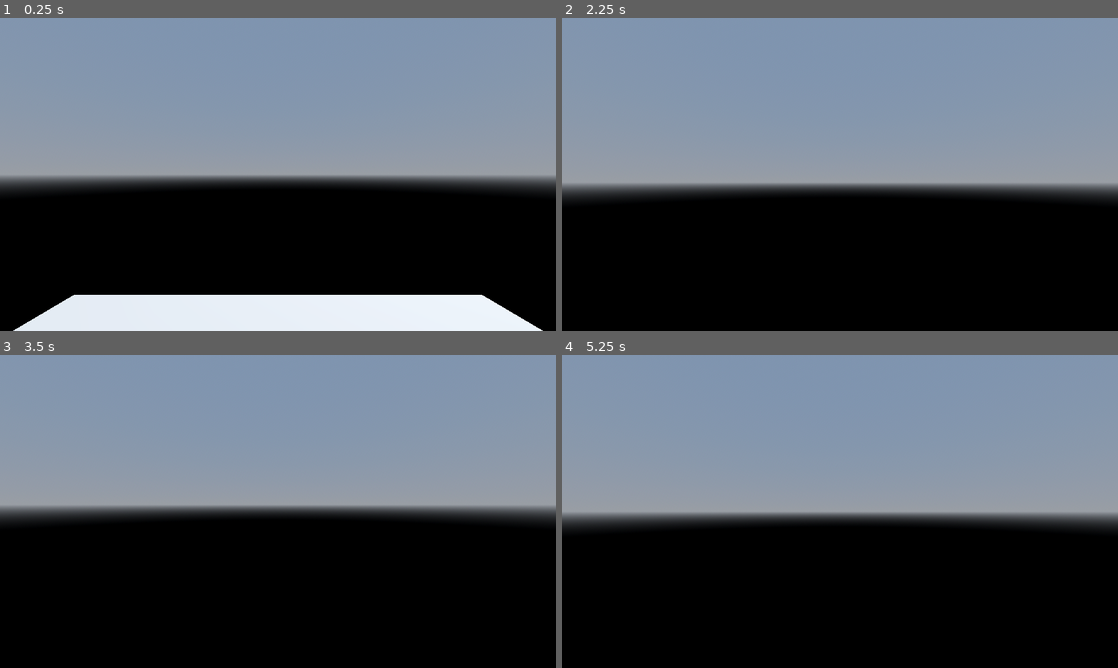
Above: before the commit, frames 1-4 (two rows, left to right).
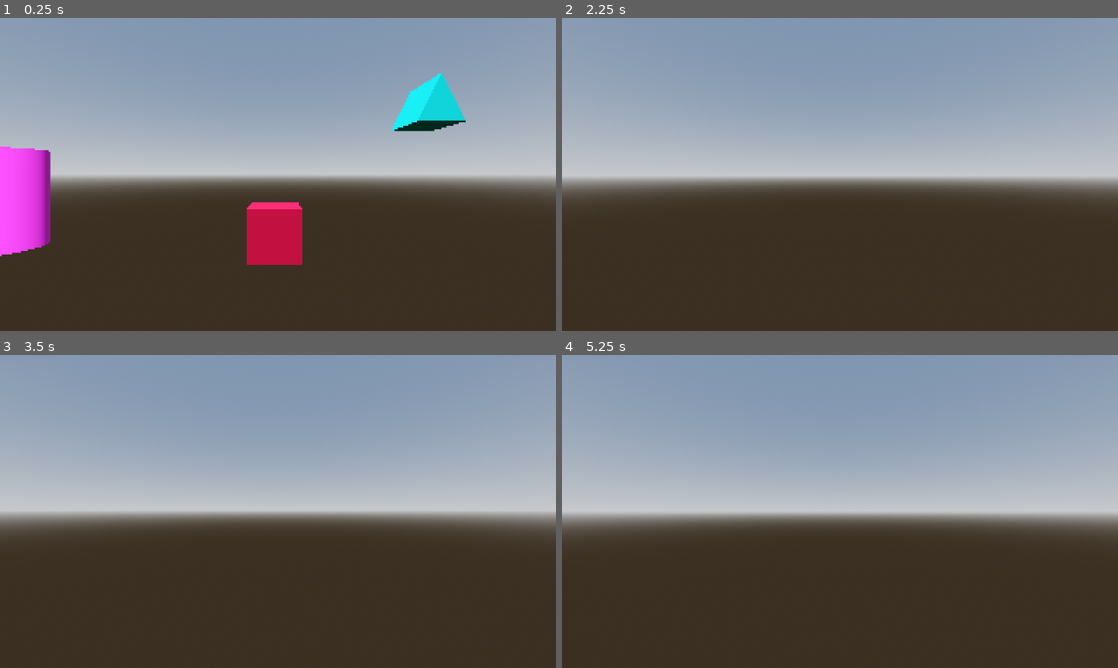
Above: after the commit, the same moments.

Repository: matheuslobi024/GameProjectFP
Game: Godot game, scene res://Scenes/Test.tscn
The game is run twice, just before and just after one commit, with the same random seed, the same clock (stepped at 60 frames per second) and the same inputs.
Inputs (mouse positions are in pixels of both pictures, inside the frame that each line leads up to):
- Up to frame 1 (0.25 s): no input
- Up to frame 2 (2.25 s): move the mouse to (867, 174) at 0.52 s; hold W (move_up, bound only after the commit) from 0.53 s (still down); tap Space (jump, bound only after the commit) at 0.6, 0.77, 1.07, 1.35, 1.52, 1.82, 2.1 s; move the mouse to (812, 174) at 1.27 s; tap Enter at 2 s; move the mouse to (851, 168) at 2.02 s
- Up to frame 3 (3.5 s): keep holding W (move_up, bound only after the commit); tap Space (jump, bound only after the commit) at 2.75, 2.85, 3.02, 3.32 s; move the mouse to (272, 517) at 2.77 s
- Up to frame 4 (5.25 s): keep holding W (move_up, bound only after the commit); tap Enter at 3.5, 5 s; move the mouse to (878, 514) at 3.52 s; tap Space (jump, bound only after the commit) at 3.6, 3.77, 4.07, 4.25, 4.35, 4.52, 4.82, 5.1 s; move the mouse to (795, 508) at 4.27 s; move the mouse to (845, 511) at 5.02 s

The runs differ from the first frame. In frame 1, 66% of the frame differs, in the area x 0-100%, y 17-100%; in frame 2, 63%; in frame 3, 64%; in frame 4, 65%.
Error after the commit: Invalid assignment of property or key 'render_target' with value of type 'bool' on a base object of type 'SubViewport'. (res://Scripts/groundMask.gd:16)

Commit message:
Finalmente Shader Basico funcionando, erro com o chão, porém já começando a arrumar com groundMask.gd

Diff:
--- a/Scenes/Test.tscn
+++ b/Scenes/Test.tscn
@@ -1,9 +1,12 @@
-[gd_scene load_steps=7 format=3 uid="uid://2br0uwyi3bri"]
+[gd_scene load_steps=19 format=3 uid="uid://2br0uwyi3bri"]
+
+[ext_resource type="Script" uid="uid://bsfhtwoakefj" path="res://Scripts/groundMask.gd" id="1_efk68"]
+[ext_resource type="Script" uid="uid://bqh3j38j8t02o" path="res://Scripts/spin.gd" id="1_f2nln"]
+[ext_resource type="Script" uid="uid://duswds5gi5vhm" path="res://Scripts/player.gd" id="1_ko2s7"]
+[ext_resource type="Script" uid="uid://boh1ke5gc1mtv" path="res://Scenes/directional_light_3d.gd" id="2_efk68"]
+[ext_resource type="Shader" uid="uid://dmg0afhvgkefl" path="res://Scripts/outline.gdshader" id="2_gxb1y"]
 
 [sub_resource type="ProceduralSkyMaterial" id="ProceduralSkyMaterial_ot306"]
-sky_horizon_color = Color(0.46809766, 0.48534766, 0.5093477, 1)
-ground_bottom_color = Color(0, 0, 0, 1)
-ground_horizon_color = Color(0.46809766, 0.48534766, 0.5093477, 1)
 
 [sub_resource type="Sky" id="Sky_ko2s7"]
 sky_material = SubResource("ProceduralSkyMaterial_ot306")
@@ -14,81 +17,118 @@
 tonemap_mode = 2
 glow_enabled = true
 
-[sub_resource type="GDScript" id="GDScript_0dy5s"]
-script/source = "extends CharacterBody3D
-
-
-const SPEED = 5.0
-const JUMP_VELOCITY = 4.5
-
-const SENSITIVITY = 0.003
-
-@onready var head = $Node3D
-@onready var camera = $Node3D/Camera3D
-
-func _ready() -> void:
-	Input.set_mouse_mode(Input.MOUSE_MODE_CAPTURED)
-
-
-func _unhandled_input(event: InputEvent) -> void:
-	if event is InputEventMouseMotion:
-		head.rotate_y(-event.relative.x * SENSITIVITY)
-		camera.rotate_x(-event.relative.y * SENSITIVITY)
-		camera.rotation.x = clamp(camera.rotation.x, deg_to_rad(-40), deg_to_rad(60))
-
-func _physics_process(delta: float) -> void:
-	# Add the gravity.
-	if not is_on_floor():
-		velocity += get_gravity() * delta
-
-	# Handle jump.
-	if Input.is_action_just_pressed(\"ui_accept\") and is_on_floor():
-		velocity.y = JUMP_VELOCITY
-
-	# Get the input direction and handle the movement/deceleration.
-	# As good practice, you should replace UI actions with custom gameplay actions.
-	var input_dir := Input.get_vector(\"ui_left\", \"ui_right\", \"ui_up\", \"ui_down\")
-	var direction := (transform.basis * Vector3(input_dir.x, 0, input_dir.y)).normalized()
-	if direction:
-		velocity.x = direction.x * SPEED
-		velocity.z = direction.z * SPEED
-	else:
-		velocity.x = 0.0
-		velocity.z = 0.0
-
-	move_and_slide()
-"
-
 [sub_resource type="CapsuleMesh" id="CapsuleMesh_f2nln"]
 
 [sub_resource type="ConvexPolygonShape3D" id="ConvexPolygonShape3D_efk68"]
 points = PackedVector3Array(-0.12520654, -0.532801, -0.4805069, 0.022783129, 0.4760704, 0.49888408, 0.16971254, 0.55914 …(1084 unchanged characters)…
 
+[sub_resource type="ShaderMaterial" id="ShaderMaterial_0dy5s"]
+render_priority = 0
+shader = ExtResource("2_gxb1y")
+shader_parameter/target_resolution = Vector2(320, 180)
+shader_parameter/colors_per_channel = 8.0
+shader_parameter/depth_outline_strength = 0.8
+shader_parameter/normal_outline_strength = 0.5
+
+[sub_resource type="QuadMesh" id="QuadMesh_f2nln"]
+material = SubResource("ShaderMaterial_0dy5s")
+flip_faces = true
+size = Vector2(2, 2)
+
+[sub_resource type="StandardMaterial3D" id="StandardMaterial3D_ko2s7"]
+albedo_color = Color(1, 0.27450982, 1, 1)
+
+[sub_resource type="CylinderMesh" id="CylinderMesh_gxb1y"]
+material = SubResource("StandardMaterial3D_ko2s7")
+
+[sub_resource type="StandardMaterial3D" id="StandardMaterial3D_0dy5s"]
+albedo_color = Color(0.63481534, 0, 0.1935746, 1)
+
+[sub_resource type="BoxMesh" id="BoxMesh_f2nln"]
+material = SubResource("StandardMaterial3D_0dy5s")
+
+[sub_resource type="StandardMaterial3D" id="StandardMaterial3D_f2nln"]
+albedo_color = Color(0, 0.69720095, 0.69720083, 1)
+
+[sub_resource type="PrismMesh" id="PrismMesh_efk68"]
+material = SubResource("StandardMaterial3D_f2nln")
+
 [node name="Test" type="Node3D"]
+script = ExtResource("1_efk68")
 
-[node name="WorldEnvironment" type="WorldEnvironment" parent="."]
+[node name="CSGBox3D" type="CSGBox3D" parent="."]
+layers = 2
+use_collision = true
+size = Vector3(100, 0.002, 100)
+
+[node name="SubViewportContainer" type="SubViewportContainer" parent="."]
+texture_filter = 1
+anchors_preset = 15
+anchor_right = 1.0
+anchor_bottom = 1.0
+grow_horizontal = 2
+grow_vertical = 2
+stretch = true
+stretch_shrink = 4
+metadata/_edit_use_anchors_ = true
+
+[node name="SubViewport" type="SubViewport" parent="SubViewportContainer"]
+handle_input_locally = false
+size = Vector2i(320, 180)
+render_target_update_mode = 4
+
+[node name="WorldEnvironment" type="WorldEnvironment" parent="SubViewportContainer/SubViewport"]
 environment = SubResource("Environment_gxb1y")
 
-[node name="DirectionalLight3D" type="DirectionalLight3D" parent="."]
-transform = Transform3D(-0.8660254, -0.43301278, 0.25, 0, 0.49999997, 0.86602545, -0.50000006, 0.75, -0.43301266, 0, 0, 0)
+[node name="Node3D" type="Node3D" parent="SubViewportContainer/SubViewport"]
+transform = Transform3D(0.9999164, -0.0023130013, 0, 0.01293253, 0.17883646, 0, 0, 0, 1, 0, 6.5519676, 0)
+script = ExtResource("1_f2nln")
+
+[node name="DirectionalLight3D" type="DirectionalLight3D" parent="SubViewportContainer/SubViewport/Node3D"]
+transform = Transform3D(-0.8660254, -0.4330128, 0.24999996, 0.49680567, -0.6887803, 0.52798283, -0.0564283, 0.58144796, 0.81162447, 0, 9.497777, 0)
 shadow_enabled = true
+script = ExtResource("2_efk68")
 
-[node name="CSGBox3D" type="CSGBox3D" parent="."]
-size = Vector3(6, 0.002, 6)
+[node name="CharacterBody3D" type="CharacterBody3D" parent="SubViewportContainer/SubViewport"]
+transform = Transform3D(1, 0, 0, 0, 1, 0, 0, 0, 1, 0, 0.25158572, 0)
+script = ExtResource("1_ko2s7")
 
-[node name="CharacterBody3D" type="CharacterBody3D" parent="."]
-transform = Transform3D(1, 0, 0, 0, 1, 0, 0, 0, 1, 0, 0.25158572, 0)
-script = SubResource("GDScript_0dy5s")
-
-[node name="MeshInstance3D" type="MeshInstance3D" parent="CharacterBody3D"]
+[node name="MeshInstance3D" type="MeshInstance3D" parent="SubViewportContainer/SubViewport/CharacterBody3D"]
 transform = Transform3D(1, 0, 0, 0, 1, 0, 0, 0, 1, 0, 1.0498317, 0)
 mesh = SubResource("CapsuleMesh_f2nln")
 
-[node name="CollisionShape3D" type="CollisionShape3D" parent="CharacterBody3D"]
+[node name="CollisionShape3D" type="CollisionShape3D" parent="SubViewportContainer/SubViewport/CharacterBody3D"]
 transform = Transform3D(1, 0, 0, 0, 1, 0, 0, 0, 1, 0, 1.0498317, 0)
 shape = SubResource("ConvexPolygonShape3D_efk68")
 
-[node name="Node3D" type="Node3D" parent="CharacterBody3D"]
+[node name="Node3D" type="Node3D" parent="SubViewportContainer/SubViewport/CharacterBody3D"]
 
-[node name="Camera3D" type="Camera3D" parent="CharacterBody3D/Node3D"]
+[node name="Camera3D" type="Camera3D" parent="SubViewportContainer/SubViewport/CharacterBody3D/Node3D"]
 transform = Transform3D(1, 0, 0, 0, 1, 0, 0, 0, 1, 0, 1.8033668, 0)
+cull_mask = 1048573
+
+[node name="PostProcessing" type="MeshInstance3D" parent="SubViewportContainer/SubViewport/CharacterBody3D/Node3D/Camera3D"]
+transform = Transform3D(1, 0, 0, 0, 1, 0, 0, 0, 1, 0, 0.120211124, -0.666842)
+extra_cull_margin = 16384.0
+mesh = SubResource("QuadMesh_f2nln")
+skeleton = NodePath("../../../..")
+
+[node name="GroundViewport" type="SubViewport" parent="SubViewportContainer/SubViewport/CharacterBody3D/Node3D/Camera3D/PostProcessing"]
+transparent_bg = true
+size = Vector2i(640, 360)
+
+[node name="GroundCamera3D" type="Camera3D" parent="SubViewportContainer/SubViewport/CharacterBody3D/Node3D/Camera3D/PostProcessing/GroundViewport"]
+transform = Transform3D(1, 0, 0, 0, 1, 0, 0, 0, 1, 0, 1.8033668, 0)
+cull_mask = 1047554
+
+[node name="MeshInstance3D" type="MeshInstance3D" parent="SubViewportContainer/SubViewport"]
+transform = Transform3D(1, 0, 0, 0, 1, 0, 0, 0, 1, -5.4037347, 1.2380848, -4.1783667)
+mesh = SubResource("CylinderMesh_gxb1y")
+
+[node name="MeshInstance3D2" type="MeshInstance3D" parent="SubViewportContainer/SubViewport"]
+transform = Transform3D(1, 0, 0, 0, 1, 0, 0, 0, 1, -0.0620718, 0.60881495, -4.1783667)
+mesh = SubResource("BoxMesh_f2nln")
+
+[node name="MeshInstance3D3" type="MeshInstance3D" parent="SubViewportContainer/SubViewport"]
+transform = Transform3D(1, 0, 0, 0, 1, 0, 0, 0, 1, 3.358171, 3.3216271, -4.681948)
+mesh = SubResource("PrismMesh_efk68")
--- /dev/null
+++ b/Scenes/directional_light_3d.gd
@@ -0,0 +1,5 @@
+@tool
+extends DirectionalLight3D
+
+func _process(_delta):
+	($"../../CharacterBody3D/Node3D/Camera3D/PostProcessing" as MeshInstance3D).mesh.surface_get_material(0).set_shader_parameter('light_direction', -global_basis.z)
--- /dev/null
+++ b/Scripts/groundMask.gd
@@ -0,0 +1,87 @@
+extends Node
+
+# Ajuste a resolução padrão usada pelo seu shader (deve bater com target_resolution do shader)
+@export var target_resolution: Vector2 = Vector2(640, 360)
+
+@onready var ground_vp: Viewport = $SubViewportContainer/SubViewport/CharacterBody3D/Node3D/Camera3D/PostProcessing/GroundViewport
+# câmera principal fora do Viewport (na sua árvore)
+@onready var main_cam: Camera3D = $SubViewportContainer/SubViewport/CharacterBody3D/Node3D/Camera3D
+# câmera que está dentro do GroundViewport (renderiza só a layer do chão)
+@onready var vp_cam: Camera3D = $SubViewportContainer/SubViewport/CharacterBody3D/Node3D/Camera3D/PostProcessing/GroundViewport/GroundCamera3D
+# nó que contém o material de pós-processo (assumimos que é um MeshInstance ou similar)
+@onready var postprocess_node: Node = $SubViewportContainer/SubViewport/CharacterBody3D/Node3D/Camera3D/PostProcessing
+
+func _ready():
+	# configurações do Viewport
+	ground_vp.render_target = true
+	ground_vp.render_target_update_mode = Viewport.VRS_UPDATE_ALWAYS
+	_resize_viewport(target_resolution)
+	# força o Viewport a usar 3D
+	ground_vp.disable_3d = false
+
+	# sincroniza câmera do Viewport com a câmera principal imediatamente
+	_sync_viewport_camera()
+
+	# passa a ViewportTexture ao shader
+	_assign_mask_texture()
+
+	# opcional: escuta redimensionamento da janela para ajustar o Viewport dinamicamente
+	if has_node("/root/Root"):
+		# se você tem um root custom, ignore; esta linha é apenas preventiva
+		pass
+
+func _process(delta):
+	# sincroniza toda frame (útil se a câmera principal se mover)
+	_sync_viewport_camera()
+
+func _sync_viewport_camera():
+	if not main_cam or not vp_cam:
+		return
+	# copia transform (posição e rotação) e algumas propriedades de projeção
+	vp_cam.transform = main_cam.transform
+	vp_cam.fov = main_cam.fov
+	vp_cam.near = main_cam.near
+	vp_cam.far = main_cam.far
+	vp_cam.keep_aspect = main_cam.keep_aspect
+	# se você usa projection mode diferente (ortho/perspective), copie também
+	vp_cam.projection = main_cam.projection
+
+func _resize_viewport(new_size: Vector2):
+	if not ground_vp:
+		return
+	ground_vp.size = new_size
+	# se o seu shader possui uniform target_resolution, atualize também (se material exposto)
+	var mat := _get_shader_material()
+	if mat:
+		mat.set_shader_param("target_resolution", new_size)
+
+func _assign_mask_texture():
+	var mask_tex: Texture = ground_vp.get_texture()
+	if not mask_tex:
+		push_error("GroundViewport não possui texture ainda.")
+		return
+	var mat := _get_shader_material()
+	if not mat:
+		push_error("PostProcessing material não encontrado ou não é ShaderMaterial.")
+		return
+	mat.set_shader_param("ground_mask", mask_tex)
+
+func _get_shader_material() -> ShaderMaterial:
+	if not postprocess_node:
+		return null
+	# tenta MeshInstance / MeshInstance3D padrão (material em slot 0)
+	if postprocess_node is MeshInstance3D:
+		var m = postprocess_node.get_active_material(0)
+		if m and m is ShaderMaterial:
+			return m
+	# tenta que seja um Sprite3D ou ImmediateGeometry com material
+	if "material_override" in postprocess_node:
+		var mo = postprocess_node.material_override
+		if mo and mo is ShaderMaterial:
+			return mo
+	# tenta propriedade "material" genérica
+	if postprocess_node.has_method("get_material"):
+		var gm = postprocess_node.get_material()
+		if gm and gm is ShaderMaterial:
+			return gm
+	return null
--- /dev/null
+++ b/Scripts/outline.gdshader
@@ -0,0 +1,80 @@
+shader_type spatial;
+render_mode unshaded, fog_disabled;
+
+uniform vec2 target_resolution = vec2(640.0, 360.0);
+uniform float colors_per_channel: hint_range(1.0, 64.0, 1.0) = 16.0;
+
+uniform float depth_outline_strength: hint_range(0.0, 1.0, 0.1) = 0.8;
+uniform float normal_outline_strength: hint_range(0.0, 2.0, 0.1) = 0.5;
+
+uniform sampler2D screen_texture: hint_screen_texture, filter_nearest;
+uniform sampler2D depth_texture: hint_depth_texture, filter_nearest;
+uniform sampler2D normal_texture: hint_normal_roughness_texture, filter_nearest;
+uniform sampler2D ground_mask: hint_screen_texture, filter_nearest; // nova máscara: chão = 1.0
+
+void vertex() {
+    POSITION = vec4(VERTEX.xy, 1.0, 1.0);
+}
+
+vec3 get_normal(vec2 uv) {
+    return texture(normal_texture, uv).rgb;
+}
+
+float get_linear_depth(vec2 uv, mat4 inv_proj_mat) {
+    float depth = texture(depth_texture, uv).r;
+    vec3 ndc = vec3(uv * 2.0 - 1.0, depth);
+    vec4 view = inv_proj_mat * vec4(ndc, 1.0);
+    view.xyz /= view.w;
+    return -view.z;
+}
+
+void fragment() {
+    vec2 uv = floor(SCREEN_UV * target_resolution) / target_resolution;
+
+    // ler máscara de chão no UV quantizado (mesma amostragem do restante)
+    float mask = texture(ground_mask, uv).r;
+    float inv_mask = 1.0 - mask; // 1 = não-chão (aplica outline), 0 = chão (ignora outline)
+
+    vec2 uvs[5] = {
+        uv,
+        uv + vec2(0.0, 1.0) / target_resolution,
+        uv - vec2(0.0, 1.0) / target_resolution,
+        uv + vec2(1.0, 0.0) / target_resolution,
+        uv - vec2(1.0, 0.0) / target_resolution
+    };
+
+    float dc = get_linear_depth(uvs[0], INV_PROJECTION_MATRIX);
+    float du = get_linear_depth(uvs[1], INV_PROJECTION_MATRIX);
+    float dd = get_linear_depth(uvs[2], INV_PROJECTION_MATRIX);
+    float dl = get_linear_depth(uvs[3], INV_PROJECTION_MATRIX);
+    float dr = get_linear_depth(uvs[4], INV_PROJECTION_MATRIX);
+
+    float h_depth = max(0.0, dl - dc) + max(0.0, dr - dc);
+    float v_depth = max(0.0, du - dc) + max(0.0, dd - dc);
+
+    float h_outline = step(0.1, h_depth) * step(0.7, distance(dl, dr));
+    float v_outline = step(0.1, v_depth) * step(0.7, distance(du, dd));
+    float depth_outline = 1.0 - step(0.01, h_outline + v_outline) * depth_outline_strength;
+
+    vec3 nc = get_normal(uvs[0]);
+    vec3 nu = get_normal(uvs[1]);
+    vec3 nd = get_normal(uvs[2]);
+    vec3 nl = get_normal(uvs[3]);
+    vec3 nr = get_normal(uvs[4]);
+
+    float nu_difference = distance(nc, nu) * max(0.0, 1.0 - distance(du, dc));
+    float nd_difference = distance(nc, nd) * max(0.0, 1.0 - distance(dd, dc));
+    float nl_difference = distance(nc, nl) * max(0.0, 1.0 - distance(dl, dc));
+    float nr_difference = distance(nc, nr) * max(0.0, 1.0 - distance(dr, dc));
+
+    float h_inline = step(0.2, nl_difference + nr_difference);
+    float v_inline = step(0.2, nu_difference + nd_difference);
+    float normal_outline = step(0.1, h_inline + v_inline) * normal_outline_strength;
+
+    // aplica máscara: quando mask == 1 (chão), inv_mask == 0 e os outlines são cancelados
+    float combined_outline_multiplier = depth_outline * (1.0 + normal_outline) * inv_mask;
+
+    vec3 color = texture(screen_texture, uv).rgb;
+    vec3 quantized_color = floor(color * colors_per_channel) / colors_per_channel;
+    ALBEDO = quantized_color * combined_outline_multiplier;
+}
--- a/Scripts/player.gd
+++ b/Scripts/player.gd
@@ -1,11 +1,35 @@
-extends Node
+extends CharacterBody3D
 
+@export var speed := 5.0
+@export var jump_velocity := 4.5
+@export var mouse_sensitivity := 0.002
 
-# Called when the node enters the scene tree for the first time.
-func _ready() -> void:
-	pass # Replace with function body.
+var camera
+var y_rotation := 0.0
 
+func _ready():
+	Input.set_mouse_mode(Input.MOUSE_MODE_CAPTURED)
+	camera = $Node3D/Camera3D
 
-# Called every frame. 'delta' is the elapsed time since the previous frame.
-func _process(delta: float) -> void:
-	pass
+func _unhandled_input(event):
+	if event is InputEventMouseMotion:
+		rotate_y(-event.relative.x * mouse_sensitivity)
+		y_rotation = clamp(y_rotation - event.relative.y * mouse_sensitivity, deg_to_rad(-90), deg_to_rad(90))
+		camera.rotation.x = y_rotation
+
+func _physics_process(delta):
+	var input_dir := Vector3.ZERO
+	input_dir.x = Input.get_action_strength("move_right") - Input.get_action_strength("move_left")
+	input_dir.z = Input.get_action_strength("move_down") - Input.get_action_strength("move_up")
+	input_dir = input_dir.normalized()
+
+	var direction := (transform.basis * input_dir).normalized()
+	velocity.x = direction.x * speed
+	velocity.z = direction.z * speed
+
+	if not is_on_floor():
+		velocity.y -= 9.8 * delta
+	elif Input.is_action_just_pressed("jump"):
+		velocity.y = jump_velocity
+
+	move_and_slide()
--- /dev/null
+++ b/Scripts/spin.gd
@@ -0,0 +1,8 @@
+@tool
+extends Node3D
+
+@export var speed: float = 0.002
+
+
+func _process(delta):
+	rotate_y(speed * delta)
--- a/project.godot
+++ b/project.godot
@@ -21,6 +21,34 @@
 window/size/always_on_top=true
 window/stretch/mode="viewport"
 
+[input]
+
+move_up={
+"deadzone": 0.2,
+"events": [Object(InputEventKey,"resource_local_to_scene":false,"resource_name":"","device":0,"window_id":0,"alt_pressed":false,"shift_pressed":false,"ctrl_pressed":false,"meta_pressed":false,"pressed":false,"keycode":0,"physical_keycode":87,"key_label":0,"unicode":0,"location":0,"echo":false,"script":null)
+]
+}
+move_down={
+"deadzone": 0.2,
+"events": [Object(InputEventKey,"resource_local_to_scene":false,"resource_name":"","device":0,"window_id":0,"alt_pressed":false,"shift_pressed":false,"ctrl_pressed":false,"meta_pressed":false,"pressed":false,"keycode":0,"physical_keycode":83,"key_label":0,"unicode":0,"location":0,"echo":false,"script":null)
+]
+}
+move_left={
+"deadzone": 0.2,
+"events": [Object(InputEventKey,"resource_local_to_scene":false,"resource_name":"","device":0,"window_id":0,"alt_pressed":false,"shift_pressed":false,"ctrl_pressed":false,"meta_pressed":false,"pressed":false,"keycode":0,"physical_keycode":65,"key_label":0,"unicode":0,"location":0,"echo":false,"script":null)
+]
+}
+move_right={
+"deadzone": 0.2,
+"events": [Object(InputEventKey,"resource_local_to_scene":false,"resource_name":"","device":0,"window_id":0,"alt_pressed":false,"shift_pressed":false,"ctrl_pressed":false,"meta_pressed":false,"pressed":false,"keycode":0,"physical_keycode":68,"key_label":0,"unicode":0,"location":0,"echo":false,"script":null)
+]
+}
+jump={
+"deadzone": 0.2,
+"events": [Object(InputEventKey,"resource_local_to_scene":false,"resource_name":"","device":0,"window_id":0,"alt_pressed":false,"shift_pressed":false,"ctrl_pressed":false,"meta_pressed":false,"pressed":false,"keycode":0,"physical_keycode":32,"key_label":0,"unicode":0,"location":0,"echo":false,"script":null)
+]
+}
+
 [rendering]
 
 textures/canvas_textures/default_texture_filter=0
Not shown, added: Scenes/directional_light_3d.gd.uid
Not shown, added: Scripts/groundMask.gd.uid
Not shown, added: Scripts/outline.gdshader.uid
Not shown, added: Scripts/spin.gd.uid
